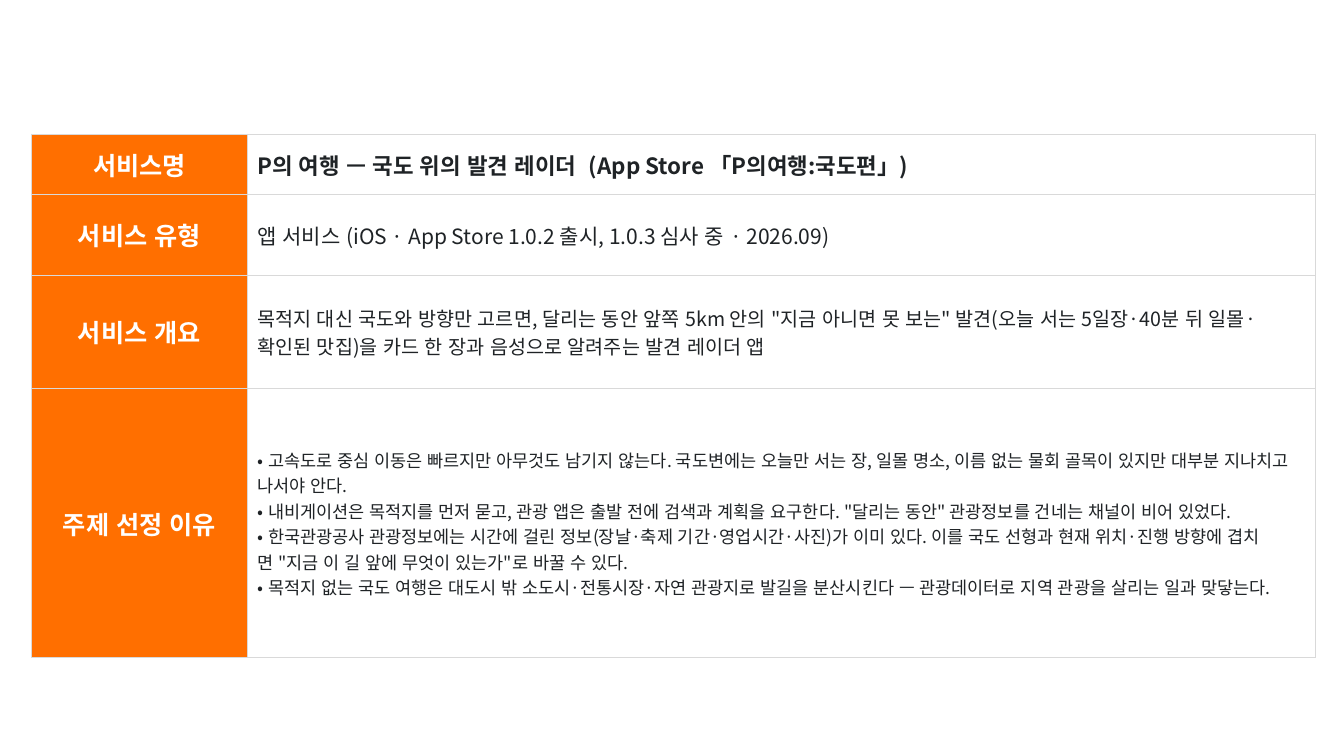
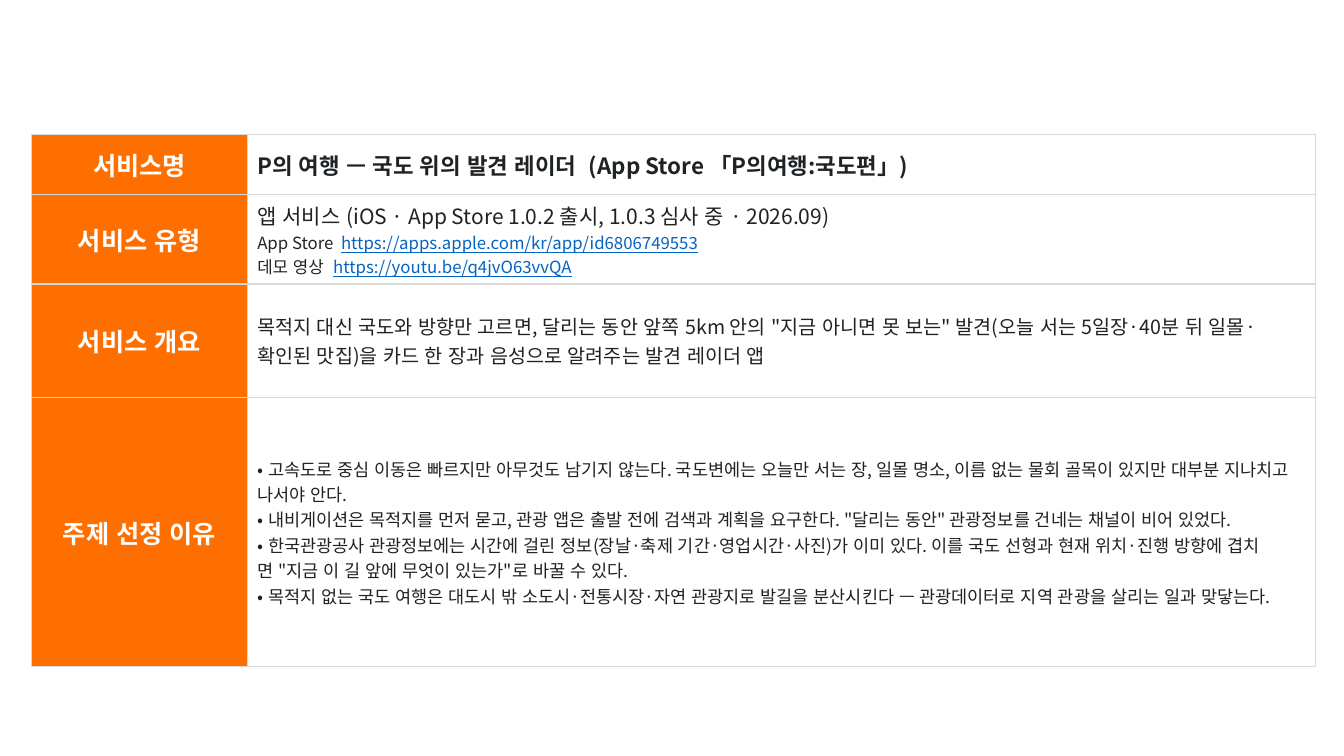
Before and after one commit to Hyee0ne/p-trip, a slide deck: slide 2 of docs/기능설명서_P의여행.pptx. Drawn at 1344x756 pixels with LibreOffice and Linux fonts; fonts in the diff are those of the drawing; background and template pictures are left out. Boxes give left, top, right and bottom in pixels: in the first picture for what was removed or moved away, otherwise in the second. Text is boxed around its words. In the diff, an @@ line names an element or a change of style, - is before the commit and + after.

```diff
--- a/docs/기능설명서_P의여행.pptx
+++ b/docs/기능설명서_P의여행.pptx
@@ table at (31,134,1316,657) @@
-row 2, column 2: 앱 서비스 (iOS · App Store 1.0.2 출시, 1.0.3 심사 중 · 2026.09)
+row 2, column 2: 앱 서비스 (iOS · App Store 1.0.2 출시, 1.0.3 심사 중 · 2026.09) / App Store https://apps.apple.com/kr/app/id6806749553 / 데모 영상 https://youtu.be/q4jvO63vvQA
```
Also in this commit, not shown: 1 other slide changed, 2 other files.
